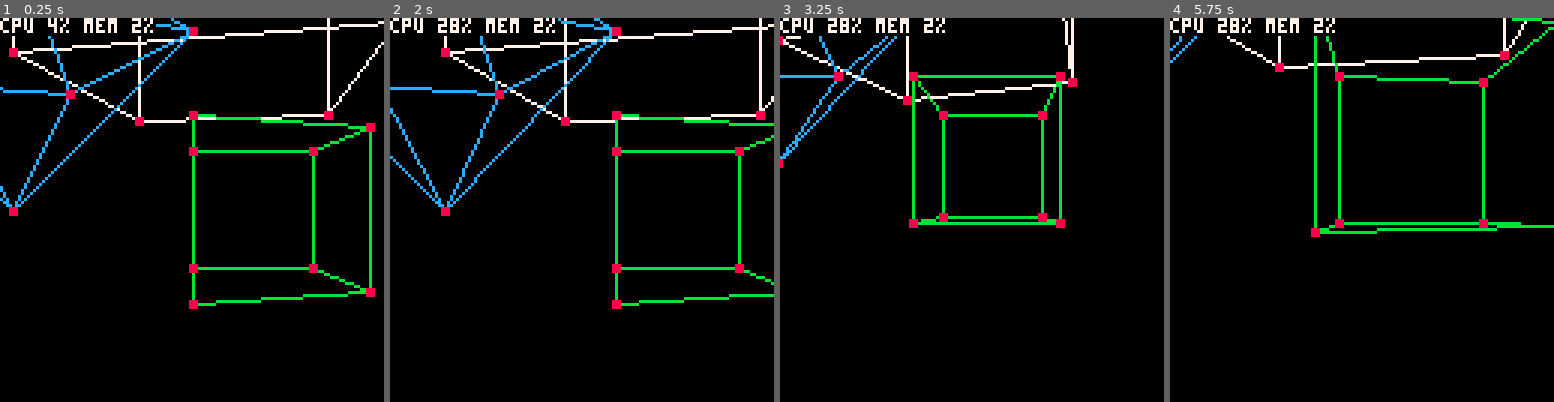
Above: before the commit, frames 1-4 (left to right).
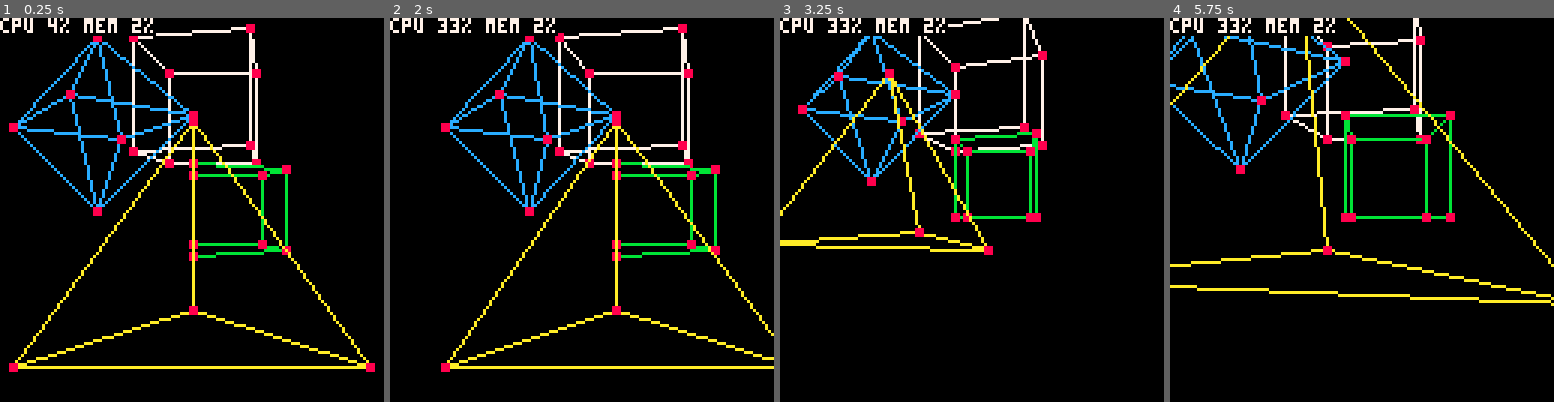
Above: after the commit, the same moments.

Repository: Cuttleshock/PICO-8-recipes
Game: PICO-8 cartridge 3d_no_oo.p8
Same seed, same stepped clock (60 frames per second), same inputs: the game is played once before the commit and once after it.
Inputs:
- Up to frame 1 (0.25 s): no input
- Up to frame 2 (2 s): tap X (X key) at 1.07 s; hold Left from 1.97 s (still down)
- Up to frame 3 (3.25 s): tap X (X key) every 0.33 s from 2.07 to 3.07 s; release Left at 2.37 s; hold Down 2.42-2.82 s; hold Right from 2.87 s (still down)
- Up to frame 4 (5.75 s): tap X (X key) every 0.33 s from 3.4 to 5.73 s; release Right at 3.53 s; hold Up 3.58-4.08 s; hold Right 4.13-4.53 s; hold Down 4.58-5.08 s; hold Left from 5.13 s (still down)

The runs differ from the first frame. In frame 1, 13% of the frame differs, in the area x 0-100%, y 0-93%; in frame 2, 13%; in frame 3, 10%; in frame 4, 11%.

Commit message:
Add tetrahedra

Diff:
--- a/3d_no_oo.p8
+++ b/3d_no_oo.p8
@@ -237,15 +237,32 @@
 	add(models,init_model(octa_fs,octa_vs,disp,scale,phi,col))
 end
 
+tetra_vs = {
+	{0,0,0},
+	{2,0,0},
+	{1,sqrt(3),0},
+	{1,invsqrt(3),2*sqrt(2)*invsqrt(3)},
+}
+tetra_fs = {
+	{1,2,3},
+	{1,2,4},
+	{1,3,4},
+	{2,3,4},
+}
+function make_tetra(disp,scale,phi,col)
+	add(models,init_model(tetra_fs,tetra_vs,disp,scale,phi,col))
+end
+
 -->8
 -- top-level logic
 
 function _init()
 	pov={0,0,0,phi=0}
 	models={}
-	make_cube({-0.5,1,0.5},1,0.2,7)
-	make_cube({0,2,-0.5},0.5,0,11)
-	make_octa({-1,2,0},0.5,0,12)
+	make_cube({-0.5,3,0.5},1,0.2,7)
+	make_cube({0,4,-0.5},0.5,0,11)
+	make_octa({-1,4,0},0.5,0,12)
+	make_tetra({-1,2,-1},0.3,0,10)
 end
 
 function _update()
